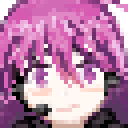
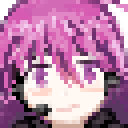
Revision of a layered 128×128 image; what changed, layer by layer:
painted on "Layer 3" over [44, 44, 92, 64]
painted on "eyebrow" over [32, 44, 96, 64]
painted on "lash" over [24, 52, 104, 88]
painted on "faceFill" over [32, 52, 100, 92]
